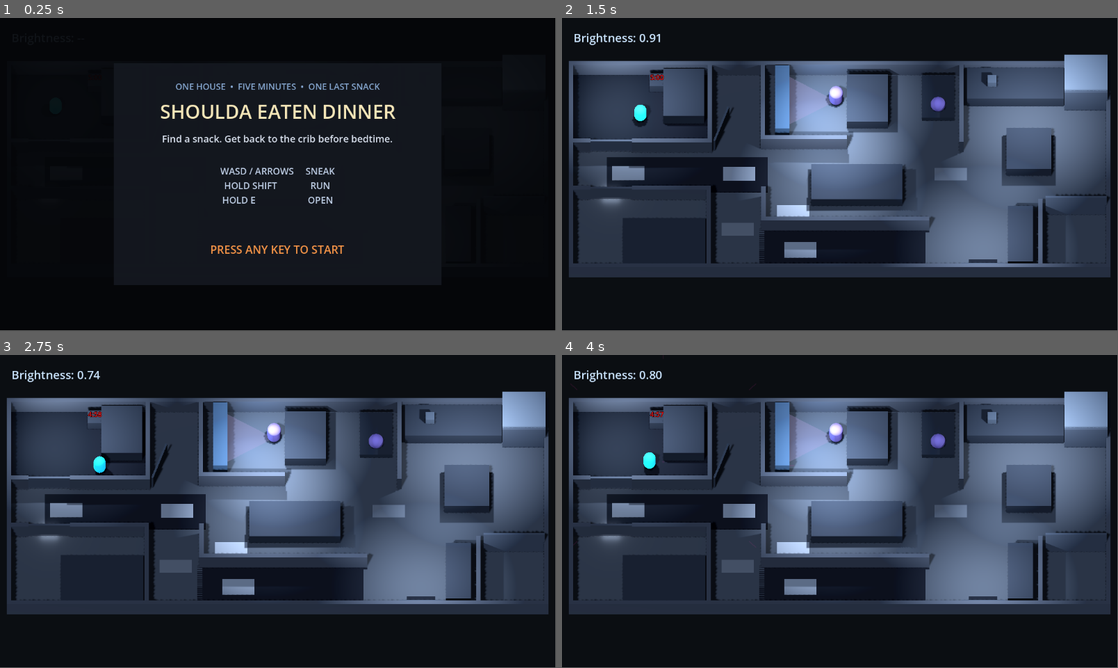
Above: before the commit, frames 1-4 (two rows, left to right).
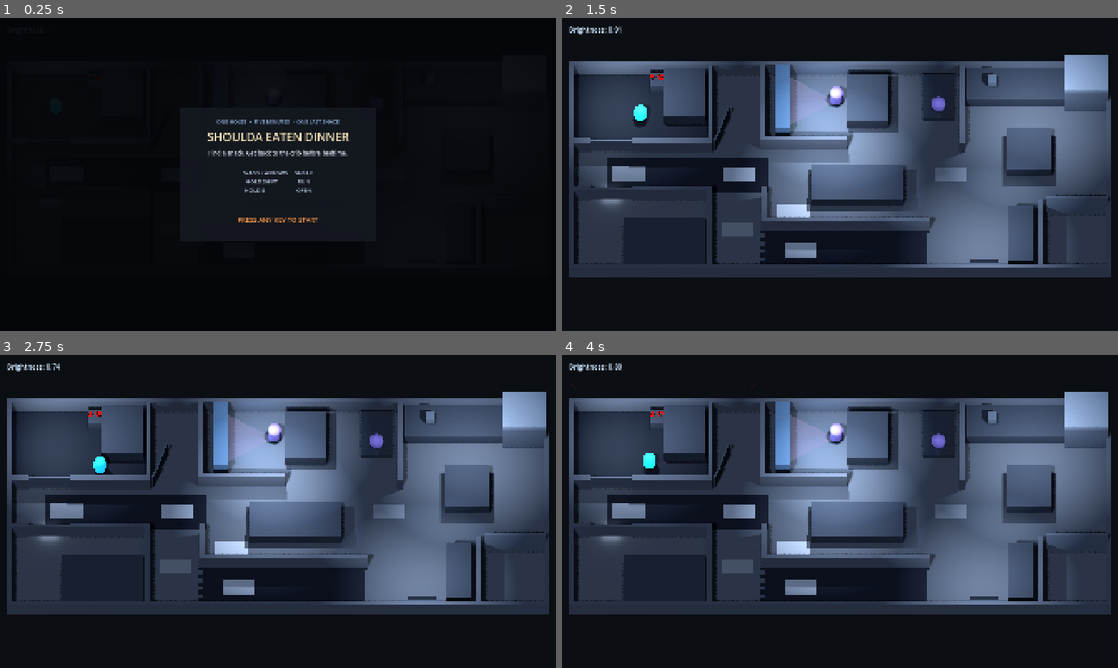
Above: after the commit, the same moments.

Repository: mrglass86/gmtk-gamejam-2026
Game: Godot game, scene res://scenes/Main.tscn
Two runs of this game, one before a commit and one after it. Both use one fixed random seed, a clock stepped at 60 frames per second and the inputs below.
Inputs (mouse positions are in pixels of both pictures, inside the frame that each line leads up to):
- Up to frame 1 (0.25 s): no input
- Up to frame 2 (1.5 s): tap Enter at 0.5 s; move the mouse to (962, 158) at 0.52 s; hold D (move_right) 0.53-1.28 s; hold E (interact) 0.53-1.28 s; click (962, 158) at 0.67 s; tap Space at 0.77 s; move the mouse to (728, 190) at 1.27 s; hold S (move_back) from 1.28 s (still down); tap Shift (run) at 1.35 s
- Up to frame 3 (2.75 s): tap Space at 1.52 s; move the mouse to (333, 442) at 2.02 s; release S (move_back) at 2.03 s; hold D (move_right) from 2.03 s (still down); hold E (interact) from 2.03 s (still down)
- Up to frame 4 (4 s): move the mouse to (812, 574) at 2.77 s; release D (move_right) at 2.78 s; release E (interact) at 2.78 s; hold W (move_forward) 2.78-3.53 s; tap Shift (run) at 2.85 s; click (812, 574) at 2.92 s; tap Space at 3.02, 3.77 s; move the mouse to (1006, 558) at 3.52 s; hold A (move_left) from 3.53 s (still down); hold E (interact) from 3.53 s (still down)
In our replay, the window is 799x449 before the commit and 800x450 after it. These sizes can differ from the game's own. Grey fills any space a smaller window leaves; there, only what the larger window draws over its background counts as a difference.

The runs differ from the first frame. In frame 1, 3.9% of the frame differs, in the area x 28-72%, y 20-76%; in frame 2, 2.9%; in frame 3, 2.9%; in frame 4, 2.9%.

Commit message:
Add A7 presentation fixes

Diff:
--- a/game/project.godot
+++ b/game/project.godot
@@ -15,6 +15,14 @@
 LightSystem="*res://autoload/LightSystem.gd"
 NoiseSystem="*res://autoload/NoiseSystem.gd"
 GameClock="*res://autoload/GameClock.gd"
+
+[display]
+
+window/size/viewport_width=1920
+window/size/viewport_height=1080
+window/size/resizable=true
+window/stretch/mode="canvas_items"
+window/stretch/aspect="expand"
 
 [input]
 
--- a/game/scenes/Main.tscn
+++ b/game/scenes/Main.tscn
@@ -16,6 +16,7 @@
 [ext_resource type="Script" path="res://scripts/DebugTools.gd" id="14_debug"]
 [ext_resource type="Script" path="res://scripts/GameFlow.gd" id="15_game_flow"]
 [ext_resource type="Script" path="res://scripts/AudioDirector.gd" id="16_audio"]
+[ext_resource type="Script" path="res://scripts/SnackVisualPresenter.gd" id="17_snack_visual"]
 
 [sub_resource type="Environment" id="Environment_main"]
 background_mode = 1
@@ -71,11 +72,11 @@
 roughness = 0.9
 
 [sub_resource type="SphereMesh" id="SnackMesh"]
-radius = 0.25
-height = 0.5
+radius = 0.3
+height = 0.6
 
 [sub_resource type="StandardMaterial3D" id="SnackMaterial"]
-albedo_color = Color(0.82, 0.87, 0.92, 1)
+albedo_color = Color(0.95, 0.69, 0.24, 1)
 roughness = 0.8
 
 [sub_resource type="BoxShape3D" id="BoxShape_crib_goal"]
@@ -224,6 +225,13 @@
 mesh = SubResource("DoorPanelMesh")
 material_override = SubResource("DoorPanelMaterial")
 
+[node name="SpillLight" type="OmniLight3D" parent="Fridge"]
+position = Vector3(0, 1.05, 0.15)
+light_color = Color(0.78, 0.88, 1, 1)
+light_energy = 0.0
+omni_range = 0.0
+shadow_enabled = true
+
 [node name="Pantry" type="Node3D" parent="."]
 position = Vector3(13.2, 0.0, 2.5)
 script = ExtResource("9_door")
@@ -258,8 +266,10 @@
 script = ExtResource("10_snack")
 
 [node name="Visual" type="MeshInstance3D" parent="Snack"]
+position = Vector3(0, 0.36, 0)
 mesh = SubResource("SnackMesh")
 material_override = SubResource("SnackMaterial")
+script = ExtResource("17_snack_visual")
 
 [node name="NightstandClock" type="Label3D" parent="."]
 position = Vector3(-10.2, 1.0, -5.6)
@@ -307,6 +317,10 @@
 
 [node name="DoorCreak" type="AudioStreamPlayer3D" parent="AudioDirector"]
 
+[node name="SnackPickup" type="AudioStreamPlayer" parent="AudioDirector"]
+
+[node name="SnackDrop" type="AudioStreamPlayer3D" parent="AudioDirector"]
+
 [node name="BrightnessReadout" type="CanvasLayer" parent="."]
 script = ExtResource("5_readout")
 
@@ -314,6 +328,7 @@
 script = ExtResource("7_indicator_manager")
 
 [node name="PhaseDirector" type="Node" parent="."]
+process_mode = 3
 script = ExtResource("12_phase")
 
 [node name="DebugTools" type="Node" parent="."]
--- a/game/scripts/AudioDirector.gd
+++ b/game/scripts/AudioDirector.gd
@@ -30,11 +30,14 @@
 )
 const FRIDGE_HUM_STREAM: AudioStream = preload("res://audio/ambience/fridge_hum.ogg")
 const CLOCK_TICK_STREAM: AudioStream = preload("res://audio/ambience/clock_tick.ogg")
+const SNACK_PICKUP_STREAM: AudioStream = preload("res://audio/sfx/snack_pickup.ogg")
+const SNACK_DROP_STREAM: AudioStream = preload("res://audio/sfx/snack_drop.ogg")
 
 @export_group("Scene References")
 @export_node_path("DinnerPlayer") var player_path: NodePath = NodePath("../Player")
 @export_node_path("DinnerParent") var parent_path: NodePath = NodePath("../Parent")
 @export_node_path("DinnerPet") var pet_path: NodePath = NodePath("../Pet")
+@export_node_path("DinnerSnack") var snack_path: NodePath = NodePath("../Snack")
 @export_node_path("DinnerGameFlow") var game_flow_path: NodePath = NodePath("../GameFlow")
 @export_node_path("AudioListener3D") var listener_path: NodePath = NodePath(
 	"../Player/AudioListener3D"
@@ -66,6 +69,11 @@
 @export var pet_bark_volume_db: float = -3.0
 @export var pet_max_distance: float = 12.0
 @export var sting_volume_db: float = -4.0
+
+@export_group("Snack")
+@export var snack_pickup_volume_db: float = -6.0
+@export var snack_drop_volume_db: float = -10.0
+@export var snack_drop_max_distance: float = 8.0
 
 @export_group("Ambient Beds")
 @export var tv_bed_volume_db: float = -15.0
@@ -85,6 +93,7 @@
 @onready var _player: DinnerPlayer = get_node_or_null(player_path) as DinnerPlayer
 @onready var _parent: DinnerParent = get_node_or_null(parent_path) as DinnerParent
 @onready var _pet: DinnerPet = get_node_or_null(pet_path) as DinnerPet
+@onready var _snack: DinnerSnack = get_node_or_null(snack_path) as DinnerSnack
 @onready var _game_flow: DinnerGameFlow = (
 	get_node_or_null(game_flow_path) as DinnerGameFlow
 )
@@ -105,6 +114,8 @@
 @onready var _fridge_hum: AudioStreamPlayer3D = $FridgeHum
 @onready var _clock_tick: AudioStreamPlayer3D = $ClockTick
 @onready var _door_creak: AudioStreamPlayer3D = $DoorCreak
+@onready var _snack_pickup: AudioStreamPlayer = $SnackPickup
+@onready var _snack_drop: AudioStreamPlayer3D = $SnackDrop
 
 var _doors: Array[DinnerDoor] = []
 var _door_previous_openness: Dictionary = {}
@@ -127,7 +138,7 @@
 		_last_parent_position = _parent.global_position
 
 
-func _process(delta: float) -> void:
+func _physics_process(delta: float) -> void:
 	if not _game_active:
 		_stop_door_creak()
 		return
@@ -143,7 +154,7 @@
 	audio_players.append_array(
 		find_children("*", "AudioStreamPlayer3D", true, false)
 	)
-	assert(audio_players.size() == 13)
+	assert(audio_players.size() == 15)
 	for audio_player: Node in audio_players:
 		assert(audio_player.get("stream") != null)
 	assert(_listener != null and _listener.is_current())
@@ -188,6 +199,10 @@
 	verification_door.openness += 0.01
 	_update_door_creak(1.0 / 60.0)
 	assert(_door_creak.playing)
+	_on_snack_picked_up(_player)
+	assert(_snack_pickup.playing)
+	_on_snack_dropped(_snack.global_position)
+	assert(_snack_drop.playing)
 
 
 func end_audio_verification() -> void:
@@ -243,6 +258,12 @@
 	_door_creak.stream = DOOR_CREAK_STREAM
 	_door_creak.max_distance = door_creak_max_distance
 
+	_snack_pickup.stream = SNACK_PICKUP_STREAM
+	_snack_pickup.volume_db = snack_pickup_volume_db
+	_snack_drop.stream = SNACK_DROP_STREAM
+	_snack_drop.volume_db = snack_drop_volume_db
+	_snack_drop.max_distance = snack_drop_max_distance
+
 
 func _collect_doors() -> void:
 	for door_path: NodePath in [bedroom_door_path, pantry_door_path]:
@@ -255,7 +276,11 @@
 
 func _connect_gameplay_signals() -> void:
 	assert(
-		_player != null and _parent != null and _pet != null and _game_flow != null,
+		_player != null
+		and _parent != null
+		and _pet != null
+		and _snack != null
+		and _game_flow != null,
 		"AudioDirector is missing an actor or GameFlow reference."
 	)
 	if not _game_flow.game_started.is_connected(_on_game_started):
@@ -272,6 +297,10 @@
 		_pet.alert_started.connect(_on_pet_alert_started)
 	if not _pet.bark_started.is_connected(_on_pet_bark_started):
 		_pet.bark_started.connect(_on_pet_bark_started)
+	if not _snack.picked_up.is_connected(_on_snack_picked_up):
+		_snack.picked_up.connect(_on_snack_picked_up)
+	if not _snack.dropped.is_connected(_on_snack_dropped):
+		_snack.dropped.connect(_on_snack_dropped)
 	if not _tv_bed.finished.is_connected(_on_tv_bed_finished):
 		_tv_bed.finished.connect(_on_tv_bed_finished)
 	if not _speaker_bed.finished.is_connected(_on_speaker_bed_finished):
@@ -459,6 +488,18 @@
 	_pet_bark.play()
 
 
+func _on_snack_picked_up(_carrier: DinnerPlayer) -> void:
+	if _game_active:
+		_snack_pickup.play()
+
+
+func _on_snack_dropped(drop_position: Vector3) -> void:
+	if not _game_active:
+		return
+	_snack_drop.global_position = drop_position
+	_snack_drop.play()
+
+
 func _on_tv_bed_finished() -> void:
 	if _game_active and _current_phase < 2:
 		_tv_bed.play()
--- a/game/scripts/Main.gd
+++ b/game/scripts/Main.gd
@@ -54,6 +54,9 @@
 		return
 	if OS.get_cmdline_user_args().has("--verify-a6"):
 		_verify_a6_game_flow()
+		return
+	if OS.get_cmdline_user_args().has("--verify-a7"):
+		_verify_a7_presentation()
 		return
 	if OS.get_cmdline_user_args().has("--verify-audio"):
 		_verify_audio_pass()
@@ -526,12 +529,137 @@
 	)
 	print(
 		"Audio verification passed: first-input beds, countdown tells, footsteps, "
-		+ "pet/result cues, positional sources, and zero bus effects."
+		+ "pet/result/snack cues, positional sources, and zero bus effects."
 	)
 	audio_director.end_audio_verification()
 	for settle_frame: int in range(8):
 		await get_tree().process_frame
 	get_tree().quit()
+
+
+func _verify_a7_presentation() -> void:
+	assert(
+		int(ProjectSettings.get_setting("display/window/size/viewport_width")) == 1920
+	)
+	assert(
+		int(ProjectSettings.get_setting("display/window/size/viewport_height")) == 1080
+	)
+	assert(bool(ProjectSettings.get_setting("display/window/size/resizable")))
+	assert(
+		String(ProjectSettings.get_setting("display/window/stretch/mode"))
+		== "canvas_items"
+	)
+	assert(
+		String(ProjectSettings.get_setting("display/window/stretch/aspect"))
+		== "expand"
+	)
+
+	var phase_director: PhaseDirector = $PhaseDirector as PhaseDirector
+	var fridge: DinnerDoor = $Fridge as DinnerDoor
+	var fridge_light: OmniLight3D = $Fridge/SpillLight as OmniLight3D
+	phase_director.apply_fridge_open_rate(0.25)
+	assert(
+		is_equal_approx(
+			fridge_light.light_energy,
+			0.25 * fridge.fridge_spill_energy_per_open_rate
+		)
+	)
+	assert(
+		is_equal_approx(
+			fridge_light.omni_range,
+			0.25 * fridge.fridge_spill_radius_per_open_rate
+		)
+	)
+	phase_director.apply_fridge_open_rate(0.0)
+	assert(is_zero_approx(fridge_light.light_energy))
+
+	var tv_glow: AreaLight3D = $Level/TVGlow as AreaLight3D
+	phase_director.apply_phase(1)
+	phase_director.set("_tv_flicker_time", 0.35)
+	phase_director.apply_tv_flicker()
+	var tv_base_energy: float = float(phase_director.get("_tv_base_energy"))
+	assert(not is_equal_approx(tv_glow.light_energy, tv_base_energy))
+	assert(
+		tv_glow.light_energy
+		>= tv_base_energy * (1.0 - phase_director.tv_flicker_amount)
+		and tv_glow.light_energy
+		<= tv_base_energy * (1.0 + phase_director.tv_flicker_amount)
+	)
+	phase_director.apply_phase(2)
+	assert(not tv_glow.visible)
+
+	var audio_director: DinnerAudioDirector = $AudioDirector as DinnerAudioDirector
+	audio_director.call("_on_game_started")
+	var bedroom_door: DinnerDoor = $BedroomDoor as DinnerDoor
+	bedroom_door.openness += 0.2 / 60.0
+	audio_director.call("_update_door_creak", 1.0 / 60.0)
+	var door_creak_player: AudioStreamPlayer3D = (
+		$AudioDirector/DoorCreak as AudioStreamPlayer3D
+	)
+	assert(
+		door_creak_player.playing,
+		"Door creak player must play while openness changes."
+	)
+	var slow_creak_volume: float = door_creak_player.volume_db
+	audio_director.call("_update_door_creak", 1.0 / 60.0)
+	assert(not door_creak_player.playing)
+	bedroom_door.openness += 1.0 / 60.0
+	audio_director.call("_update_door_creak", 1.0 / 60.0)
+	assert(door_creak_player.playing)
+	assert(door_creak_player.volume_db > slow_creak_volume)
+
+	var snack: DinnerSnack = $Snack as DinnerSnack
+	var player: DinnerPlayer = $Player as DinnerPlayer
+	var snack_visual: SnackVisualPresenter = (
+		$Snack/Visual as SnackVisualPresenter
+	)
+	var snack_mesh: SphereMesh = snack_visual.mesh as SphereMesh
+	fridge.openness = 0.6
+	fridge.call("_apply_visual")
+	snack.reveal_at(fridge.global_position)
+	snack_visual.apply_reveal_clearance()
+	assert(snack_visual.visible)
+	assert(snack_mesh.radius >= 0.3 and snack_visual.position.y > snack_mesh.radius)
+	_assert_snack_clear_of_panel(snack_visual, $Fridge/DoorVisual/Panel)
+	assert(snack.pick_up(player))
+	assert(($AudioDirector/SnackPickup as AudioStreamPlayer).playing)
+
+	var drop_position: Vector3 = Vector3(0.0, 0.0, 0.0)
+	snack.drop_at(drop_position)
+	assert(snack_visual.visible)
+	assert(($AudioDirector/SnackDrop as AudioStreamPlayer3D).playing)
+	var pantry: DinnerDoor = $Pantry as DinnerDoor
+	pantry.openness = 0.6
+	pantry.call("_apply_visual")
+	snack.reveal_at(pantry.global_position)
+	snack_visual.apply_reveal_clearance()
+	_assert_snack_clear_of_panel(snack_visual, $Pantry/DoorVisual/Panel)
+
+	audio_director.end_audio_verification()
+	phase_director.apply_fridge_open_rate(0.0)
+	for settle_frame: int in range(8):
+		await get_tree().process_frame
+	print(
+		"A7 verification passed: display stretch, visible fridge spill, TV flicker, "
+		+ "rate-driven creak, snack audio, and clear revealed snack mesh."
+	)
+	get_tree().quit()
+
+
+func _assert_snack_clear_of_panel(
+	snack_visual: MeshInstance3D,
+	panel: MeshInstance3D
+) -> void:
+	var snack_world_aabb: AABB = (
+		snack_visual.global_transform * snack_visual.get_aabb()
+	)
+	var panel_world_aabb: AABB = panel.global_transform * panel.get_aabb()
+	assert(
+		not snack_world_aabb.intersects(panel_world_aabb),
+		"Revealed snack mesh overlaps door panel: snack=%s panel=%s"
+		% [snack_world_aabb, panel_world_aabb]
+	)
+	assert(snack_world_aabb.position.y >= 0.0)
 
 
 func _verify_primary_floor_coverage() -> void:
@@ -595,7 +723,25 @@
 
 
 func _capture_layout(capture_path: String) -> void:
+	var capture_fridge_light: bool = OS.get_cmdline_user_args().has(
+		"--capture-a7-fridge"
+	)
+	if OS.get_cmdline_user_args().has("--capture-a7-snack"):
+		var pantry: DinnerDoor = $Pantry as DinnerDoor
+		pantry.openness = 0.6
+		pantry.call("_apply_visual")
+		var snack: DinnerSnack = $Snack as DinnerSnack
+		snack.reveal_at(pantry.global_position)
+		($Snack/Visual as SnackVisualPresenter).apply_reveal_clearance()
 	for frame: int in range(capture_warmup_frames):
+		await get_tree().process_frame
+	if capture_fridge_light:
+		var fridge: DinnerDoor = $Fridge as DinnerDoor
+		fridge.openness = 0.6
+		fridge.call("_apply_visual")
+		var phase_director: PhaseDirector = $PhaseDirector as PhaseDirector
+		phase_director.set_physics_process(false)
+		phase_director.apply_fridge_open_rate(1.0)
 		await get_tree().process_frame
 	var image: Image = get_viewport().get_texture().get_image()
 	var result: Error = image.save_png(capture_path)
--- a/game/scripts/PhaseDirector.gd
+++ b/game/scripts/PhaseDirector.gd
@@ -5,15 +5,56 @@
 ## writes every controlled state so forward and backward scrubbing are equal.
 
 @export_node_path("Node3D") var level_path: NodePath = NodePath("../Level")
+@export_node_path("DinnerDoor") var fridge_path: NodePath = NodePath("../Fridge")
+@export_node_path("OmniLight3D") var fridge_light_path: NodePath = NodePath(
+	"../Fridge/SpillLight"
+)
+
+@export_group("TV Flicker")
+@export_range(0.0, 0.2) var tv_flicker_amount: float = 0.055
+@export var tv_flicker_speed: float = 15.0
 
 var _level: Node3D
+var _fridge: DinnerDoor
+var _fridge_light: OmniLight3D
+var _tv_glow: AreaLight3D
+var _tv_base_energy: float = 0.0
+var _tv_flicker_time: float = 0.0
+var _previous_fridge_openness: float = 0.0
 
 
 func _ready() -> void:
 	_level = get_node_or_null(level_path) as Node3D
+	_fridge = get_node_or_null(fridge_path) as DinnerDoor
+	_fridge_light = get_node_or_null(fridge_light_path) as OmniLight3D
+	if _level != null:
+		_tv_glow = _level.get_node_or_null("TVGlow") as AreaLight3D
+	if _tv_glow != null:
+		_tv_base_energy = _tv_glow.light_energy
+	if _fridge != null:
+		_previous_fridge_openness = _fridge.openness
+	apply_fridge_open_rate(0.0)
 	if not GameClock.phase_changed.is_connected(apply_phase):
 		GameClock.phase_changed.connect(apply_phase)
 	apply_phase.call_deferred(GameClock.phase)
+
+
+func _process(delta: float) -> void:
+	if _tv_glow == null or not _tv_glow.visible:
+		return
+	_tv_flicker_time += delta
+	apply_tv_flicker()
+
+
+func _physics_process(delta: float) -> void:
+	if _fridge == null:
+		return
+	var current_openness: float = _fridge.openness
+	var openness_rate: float = absf(
+		current_openness - _previous_fridge_openness
+	) / maxf(delta, 0.001)
+	_previous_fridge_openness = current_openness
+	apply_fridge_open_rate(openness_rate)
 
 
 func apply_phase(current_phase: int) -> void:
@@ -31,6 +72,34 @@
 	_set_level_node_visible("KitchenLampVisual", clamped_phase < 3)
 	_set_level_node_visible("MidLampVisual", clamped_phase < 4)
 	_set_level_node_visible("AlcoveLampVisual", clamped_phase < 4)
+	if _tv_glow != null and clamped_phase < 2:
+		apply_tv_flicker()
+
+
+func apply_tv_flicker() -> void:
+	if _tv_glow == null:
+		return
+	var primary_wave: float = sin(_tv_flicker_time * tv_flicker_speed)
+	var secondary_wave: float = sin(
+		_tv_flicker_time * tv_flicker_speed * 2.37 + 0.8
+	)
+	var flicker_weight: float = (
+		1.0
+		+ tv_flicker_amount * (primary_wave * 0.7 + secondary_wave * 0.3)
+	)
+	_tv_glow.light_energy = _tv_base_energy * flicker_weight
+
+
+func apply_fridge_open_rate(openness_rate: float) -> void:
+	if _fridge == null or _fridge_light == null:
+		return
+	var safe_rate: float = maxf(openness_rate, 0.0)
+	_fridge_light.light_energy = (
+		safe_rate * _fridge.fridge_spill_energy_per_open_rate
+	)
+	_fridge_light.omni_range = (
+		safe_rate * _fridge.fridge_spill_radius_per_open_rate
+	)
 
 
 func _set_level_node_visible(node_name: String, on: bool) -> void:
--- /dev/null
+++ b/game/scripts/SnackVisualPresenter.gd
@@ -0,0 +1,49 @@
+extends MeshInstance3D
+class_name SnackVisualPresenter
+
+## Keeps the shared snack mesh above the floor and on the player-facing side
+## of whichever goal door revealed it. DinnerSnack remains gameplay-authority.
+
+@export_node_path("DinnerSnack") var snack_path: NodePath = NodePath("..")
+@export_node_path("DinnerDoor") var fridge_path: NodePath = NodePath("../../Fridge")
+@export_node_path("DinnerDoor") var pantry_path: NodePath = NodePath("../../Pantry")
+@export var default_offset: Vector3 = Vector3(0.0, 0.36, 0.0)
+@export var fridge_reveal_offset: Vector3 = Vector3(0.0, 0.36, 0.65)
+@export var pantry_reveal_offset: Vector3 = Vector3(0.0, 0.36, -0.65)
+@export var door_match_tolerance: float = 0.1
+
+var _snack: DinnerSnack
+var _fridge: DinnerDoor
+var _pantry: DinnerDoor
+
+
+func _ready() -> void:
+	_snack = get_node_or_null(snack_path) as DinnerSnack
+	_fridge = get_node_or_null(fridge_path) as DinnerDoor
+	_pantry = get_node_or_null(pantry_path) as DinnerDoor
+	apply_reveal_clearance()
+
+
+func _process(_delta: float) -> void:
+	if _snack != null and _snack.available_for_pickup:
+		apply_reveal_clearance()
+
+
+func apply_reveal_clearance() -> void:
+	if _snack == null:
+		return
+	if (
+		_fridge != null
+		and _snack.global_position.distance_to(_fridge.global_position)
+		<= door_match_tolerance
+	):
+		position = fridge_reveal_offset
+		return
+	if (
+		_pantry != null
+		and _snack.global_position.distance_to(_pantry.global_position)
+		<= door_match_tolerance
+	):
+		position = pantry_reveal_offset
+		return
+	position = default_offset
Not shown, added: game/audio/sfx/snack_drop.ogg.import
Not shown, added: game/audio/sfx/snack_pickup.ogg.import
Not shown: 1 places in game/scenes/Main.tscn that only renumber resources
Not shown, added: game/scripts/SnackVisualPresenter.gd.uid
Not shown, changed: CREDITS.md
Not shown, changed: game/audio/sfx/pet_bark.ogg
Not shown, changed: game/audio/sfx/pet_chirp.ogg
Not shown, added: game/audio/sfx/snack_drop.ogg
Not shown, added: game/audio/sfx/snack_pickup.ogg
